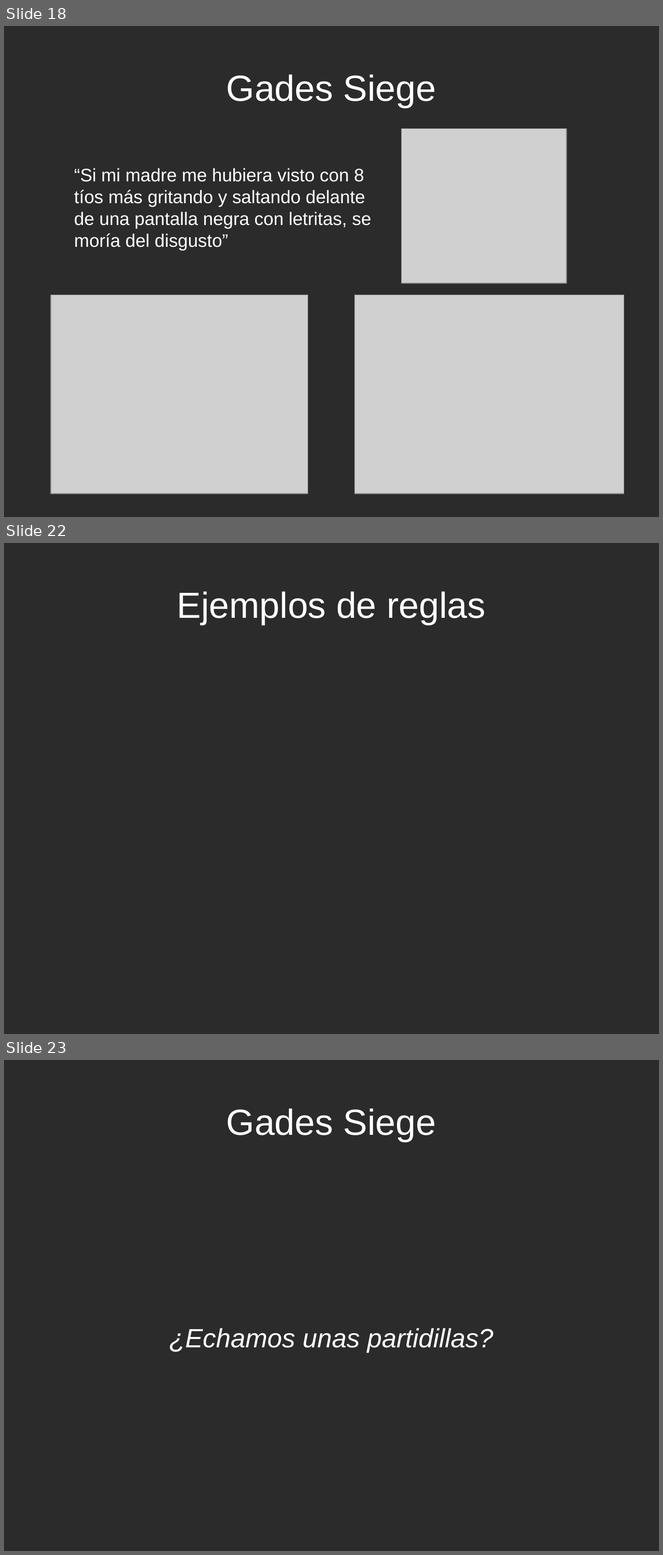
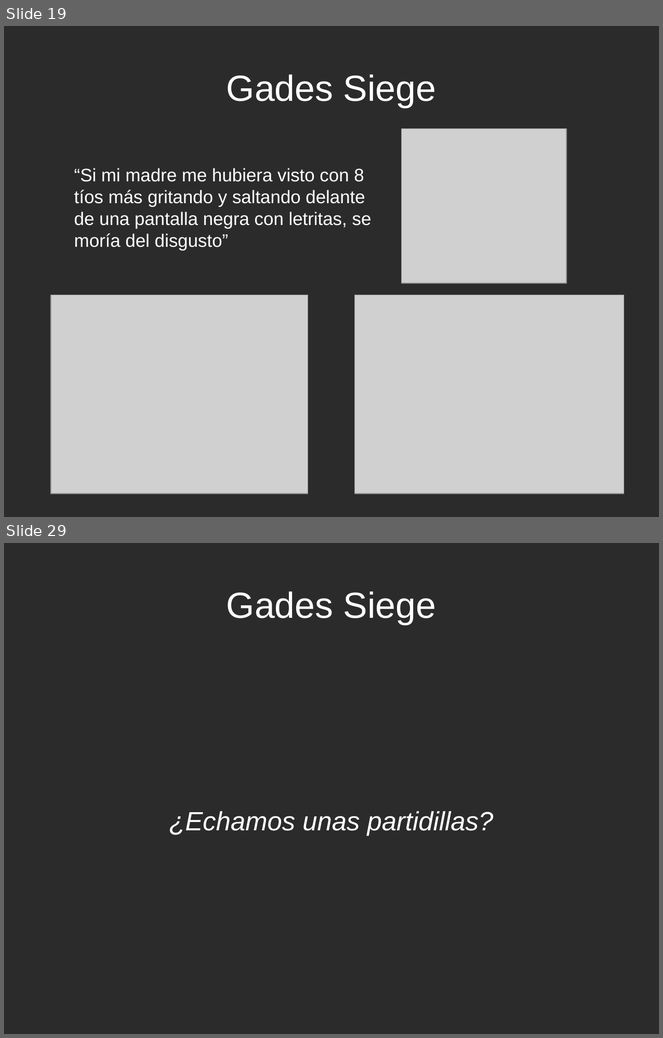
Before and after one commit to rompehielos013013013/gsiege, a slide deck: presentacion/expertoUCLM2014/SSEE-IA.odp. Shown one above the other, each under a label of ours: slides 18, 22 and 23 before the commit, slides 19 and 29 after it; the slides between them are not shown. The pictures are 663x1555 and 663x1038 pixels, drawn with LibreOffice and Linux fonts; fonts in the diff are those of the drawing; grey boxes stand for pictures; background and template pictures are left out; a plain dark background stands for a picture behind light text. Boxes give left, top, right and bottom in pixels: in the first picture for what was removed or moved away, otherwise in the second. Text is boxed around its words. In the diff, an @@ line names an element or a change of style, - is before the commit and + after.

```diff
--- a/presentacion/expertoUCLM2014/SSEE-IA.odp
+++ b/presentacion/expertoUCLM2014/SSEE-IA.odp
@@ slide 22 removed at box(4, 543, 659, 1034), background picture (left out) @@
@@ title removed at box(177, 591, 486, 625) @@
-Ejemplos de reglas
@@ what was slide 18 is now slide 19 @@
@@ what was slide 23 is now slide 29 @@
```
Also in this commit, not shown: 7 slides changed, 7 slides added, 1 other file.
